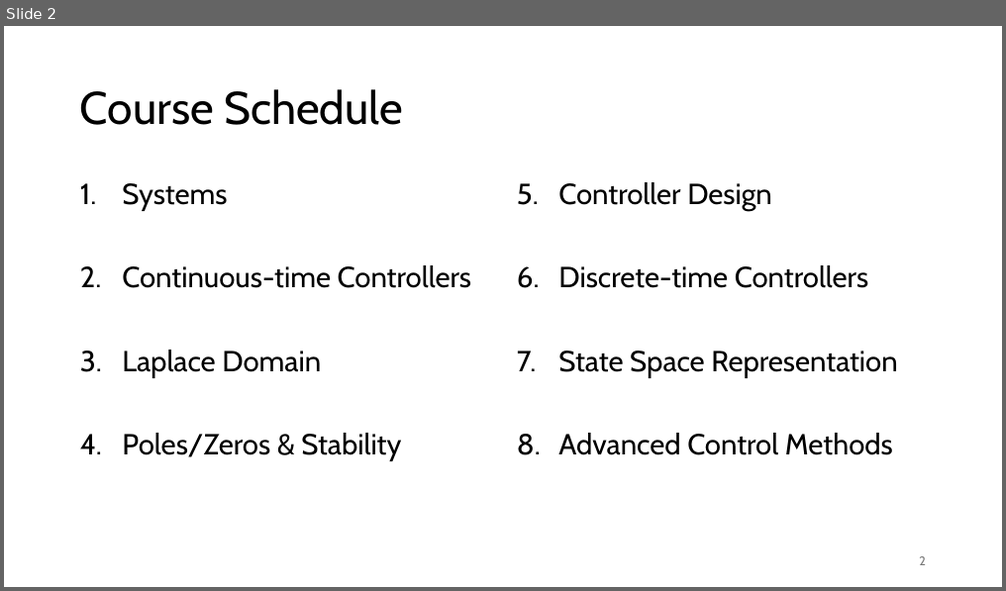
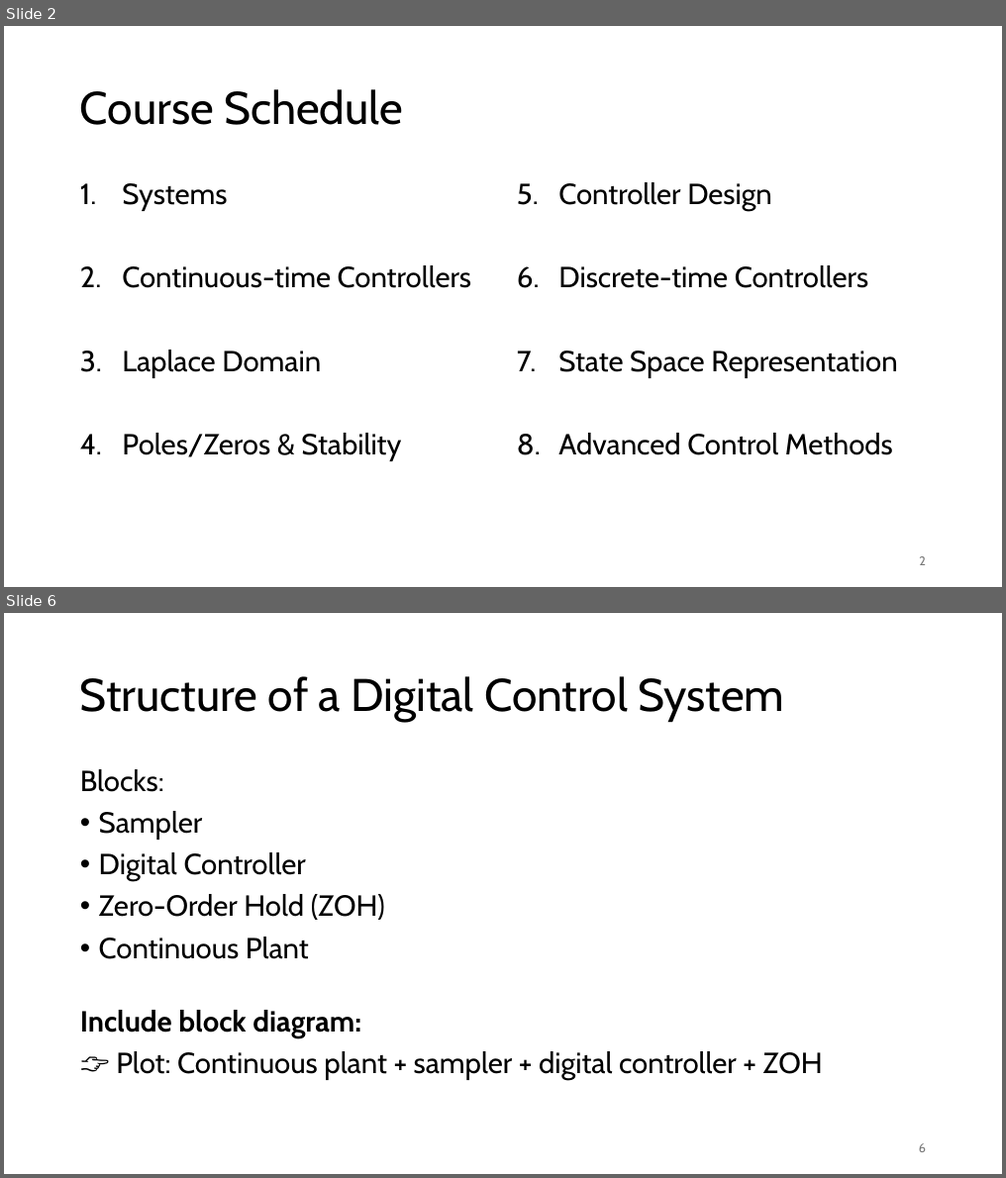
Before and after one commit to FelixWick/control_engineering, a slide deck: slides/6_discrete_controllers.pptx. Shown one above the other, each under a label of ours: slide 2 before the commit, slides 2 and 6 after it; the slides between them are not shown. The pictures are 1006x591 and 1006x1178 pixels, drawn with LibreOffice and Linux fonts; fonts in the diff are those of the drawing. Boxes give left, top, right and bottom in pixels: in the first picture for what was removed or moved away, otherwise in the second. Text is boxed around its words. In the diff, an @@ line names an element or a change of style, - is before the commit and + after.

Commit message:
started with discrete-time systems

```diff
--- a/slides/6_discrete_controllers.pptx
+++ b/slides/6_discrete_controllers.pptx
@@ slide 6 added at <box>4,613,1002,1174</box>, background #FFFFFF @@
@@ title added at <box>80,676,784,722</box>, 44 pt, text #000000 @@
+Structure of a Digital Control System
@@ text added at <box>80,769,823,1080</box>, 28 pt, text #000000 @@
+Blocks:
+• Sampler
+• Digital Controller
+• Zero-Order Hold (ZOH)
+• Continuous Plant
+Include block diagram:
+👉 Plot: Continuous plant + sampler + digital controller + ZOH
@@ page number added at <box>919,1144,926,1153</box>, 12 pt, text #797979 @@
+6
```
Also in this commit, not shown: 5 slides changed, 15 other slides added, 1 slide removed.
